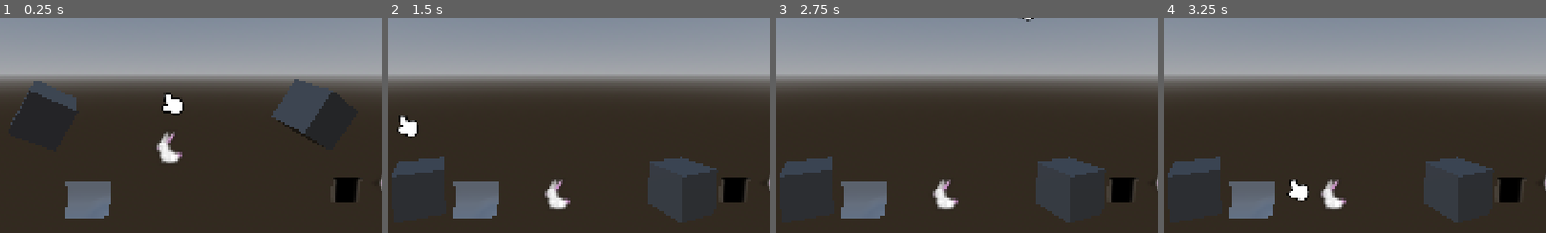
Above: before the commit, frames 1-4 (left to right).
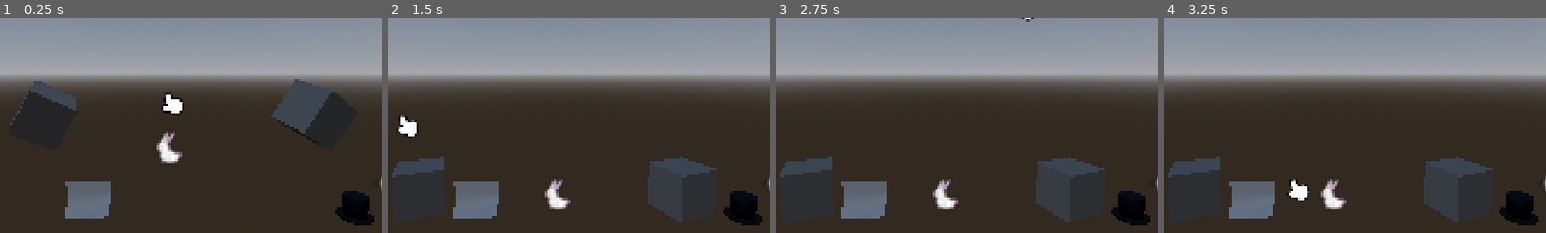
Above: after the commit, the same moments.

Repository: Momonyaro/cgj-2026
Game: Godot game, scene res://test/interactable/interact_test.tscn
The game is run twice, just before and just after one commit, with the same random seed, the same clock (stepped at 60 frames per second) and the same inputs. This scene is started directly instead of the project's main scene.
Inputs (mouse positions are % of the whole screen's width and height, from its top left):
- Up to frame 1 (0.25 s): no input
- Up to frame 2 (1.5 s): tap Enter at 0.5 s; move the mouse to (72, 45) at 0.52 s; click (72, 45) at 0.6 s; tap Space at 0.77, 1.25 s; move the mouse to (30, 55) at 1.27 s; click (30, 55) at 1.35 s
- Up to frame 3 (2.75 s): tap Space at 1.52 s; tap Enter at 2 s; move the mouse to (60, 28) at 2.02 s; click (60, 28) at 2.1 s
- Up to frame 4 (3.25 s): tap Space at 2.75, 3.02 s; move the mouse to (45, 70) at 2.77 s; click (45, 70) at 2.85 s
The pictures show only the part of the screen within x 27-77%, y 30-80%; the shares and areas given below are measured in that part.

The runs differ from the first frame. In frame 1, 1.4% of the frame differs, in the area x 87-98%, y 74-97%; in frame 2, 1.4%; in frame 3, 1.4%; in frame 4, 1.4%.

Commit message:
Three-dimensional hat

Diff:
--- a/src/acts/act1/hat/hat_for_bunny.tscn
+++ b/src/acts/act1/hat/hat_for_bunny.tscn
@@ -3,29 +3,39 @@
 [ext_resource type="Script" uid="uid://dtu3uwogq50jw" path="res://src/acts/act1/hat/hat_for_bunny.gd" id="1_pxdsb"]
 [ext_resource type="Texture2D" uid="uid://0iv33ua7dcx6" path="res://src/shared/hat.png" id="2_q56t5"]
 [ext_resource type="Script" uid="uid://ddll3vaiwqhtm" path="res://src/shared/vfx/sprite_bouncer.gd" id="3_bsvx2"]
+[ext_resource type="ArrayMesh" uid="uid://cw6olnqgvqxoq" path="res://src/shared/hat.obj" id="4_q56t5"]
 
 [sub_resource type="BoxShape3D" id="BoxShape3D_a1n5f"]
-size = Vector3(1.5095215, 0.2820282, 1)
+size = Vector3(0.5099182, 0.27921104, 1)
+
+[sub_resource type="StandardMaterial3D" id="StandardMaterial3D_0g1lo"]
+albedo_color = Color(0.02286447, 0.01694487, 0.10264983, 1)
 
 [node name="HatForBunny" type="Area3D" unique_id=883983318]
-transform = Transform3D(-0.5, 7.54979e-08, 0, -7.54979e-08, -0.5, 0, 0, 0, 0.5, 0, 0, 0)
+transform = Transform3D(0.5, 0, 0, 0, 0.5, 0, 0, 0, 0.5, 0, 0, 0)
 script = ExtResource("1_pxdsb")
 
 [node name="Sprite3D" type="Sprite3D" parent="." unique_id=896628496]
 transform = Transform3D(1.0346154, 0, 0, 0, 1.0346154, 0, 0, 0, 1, 0, 0, -0.6550293)
+visible = false
 texture = ExtResource("2_q56t5")
 
 [node name="CollisionShape3D" type="CollisionShape3D" parent="." unique_id=1857678218]
-transform = Transform3D(1, 0, 0, 0, 1, 0, 0, 0, 1, 0, -0.5179925, 0)
+transform = Transform3D(1, 0, 0, 0, 1, 0, 0, 0, 1, -0.0067596436, 0.37706995, 0)
 shape = SubResource("BoxShape3D_a1n5f")
 
 [node name="SpriteBouncer" type="Node" parent="." unique_id=1412350755 node_paths=PackedStringArray("sprite")]
 script = ExtResource("3_bsvx2")
-sprite = NodePath("../Sprite3D")
+sprite = NodePath("../Hat")
 time = 1.0
 amount = 1.3
 duration = 0.3
 metadata/_custom_type_script = "uid://ddll3vaiwqhtm"
 
+[node name="Hat" type="MeshInstance3D" parent="." unique_id=1088026276]
+transform = Transform3D(1.0346154, 0, 0, 0, 1.0346154, 0, 0, 0, 1, 0, 0, 0)
+material_override = SubResource("StandardMaterial3D_0g1lo")
+mesh = ExtResource("4_q56t5")
+
 [connection signal="anything_entered" from="." to="SpriteBouncer" method="bounce"]
 [connection signal="body_entered" from="." to="." method="_on_body_entered"]
Not shown, added: src/shared/hat.mtl
Not shown, added: src/shared/hat.obj
Not shown, added: src/shared/hat.obj.import
Not shown, added: assets/hat.blend
Not shown, added: assets/hat.blend1
